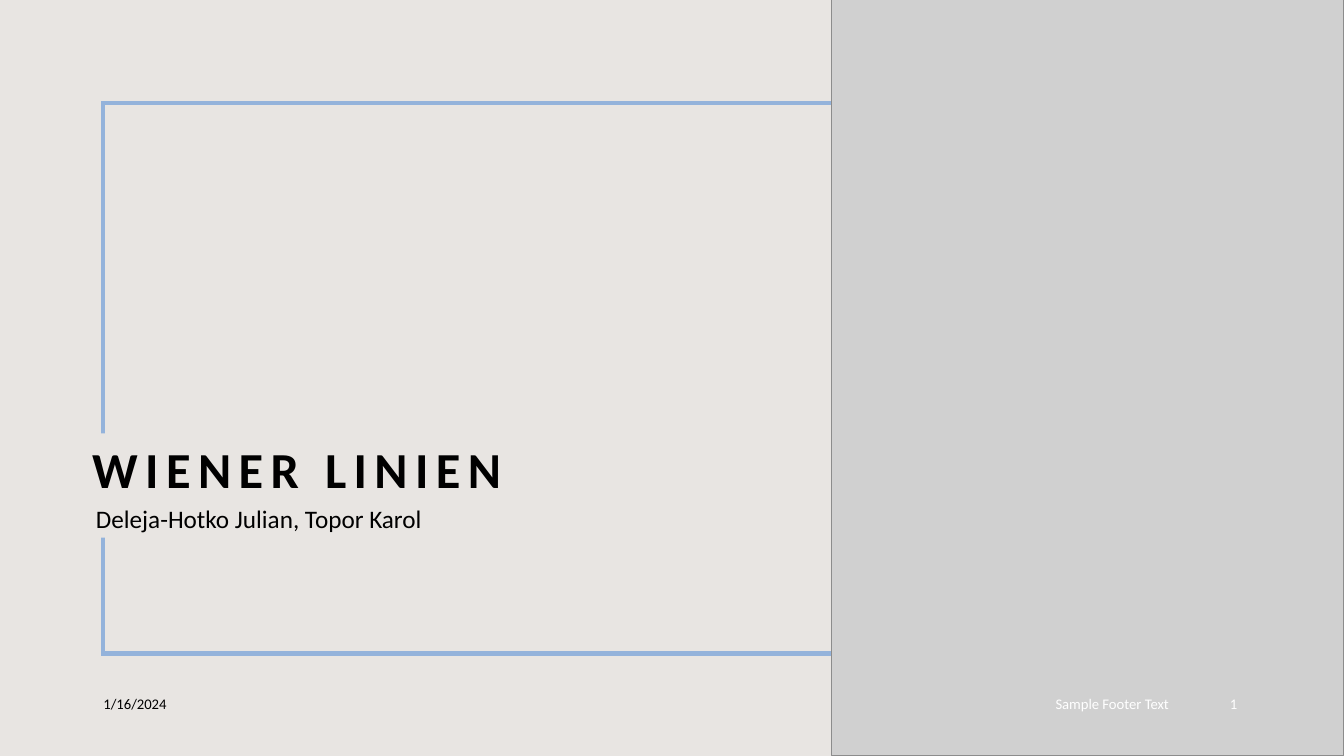
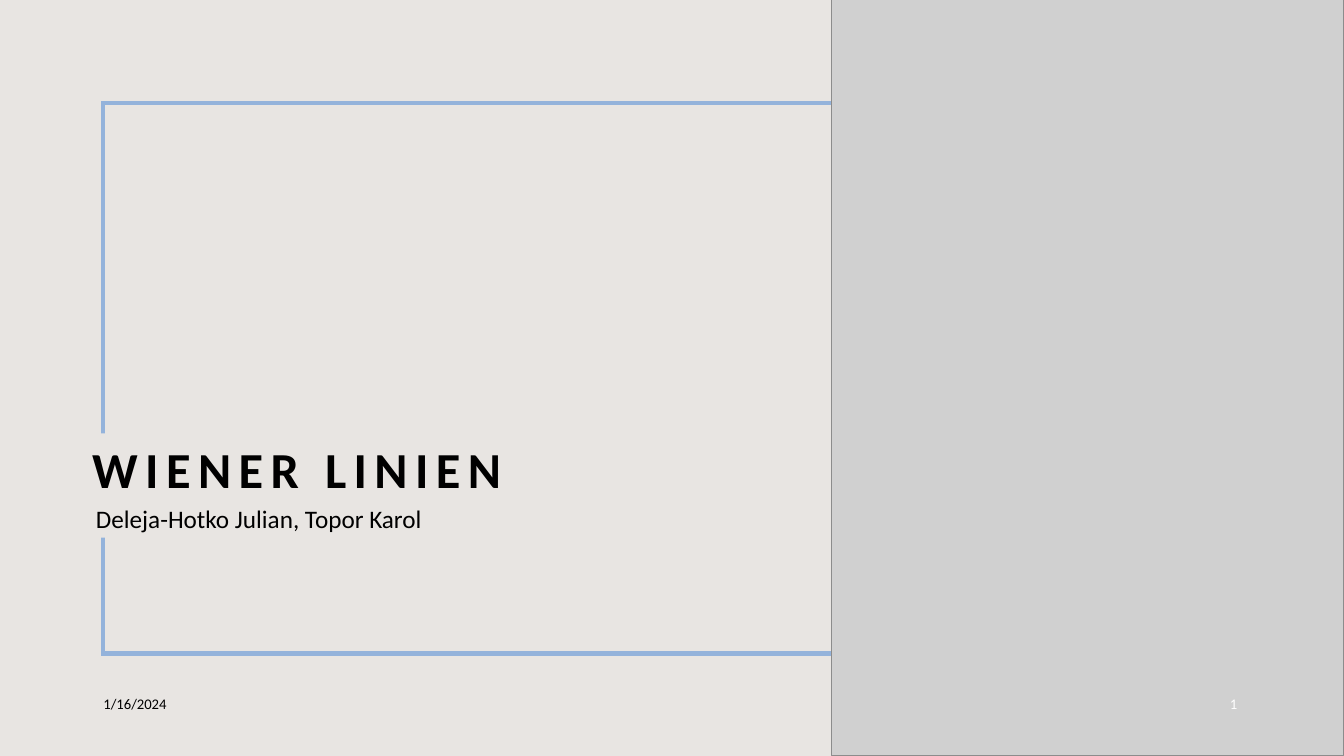
Before and after one commit to toporek3112/vienna_public-transport_weather_correlation, a slide deck: slide 1 of dsi_project.pptx. Drawn at 1344x756 pixels with LibreOffice and Linux fonts; fonts in the diff are those of the drawing; grey boxes stand for pictures. Boxes give left, top, right and bottom in pixels: in the first picture for what was removed or moved away, otherwise in the second. Text is boxed around its words. In the diff, an @@ line names an element or a change of style, - is before the commit and + after.

Commit message:
update presentation

```diff
--- a/dsi_project.pptx
+++ b/dsi_project.pptx
@@ text removed at [1056, 700, 1169, 711] @@
-Sample Footer Text
```
Also in this commit, not shown: 1 other slide changed, 5 slides added, 2 slides removed.
